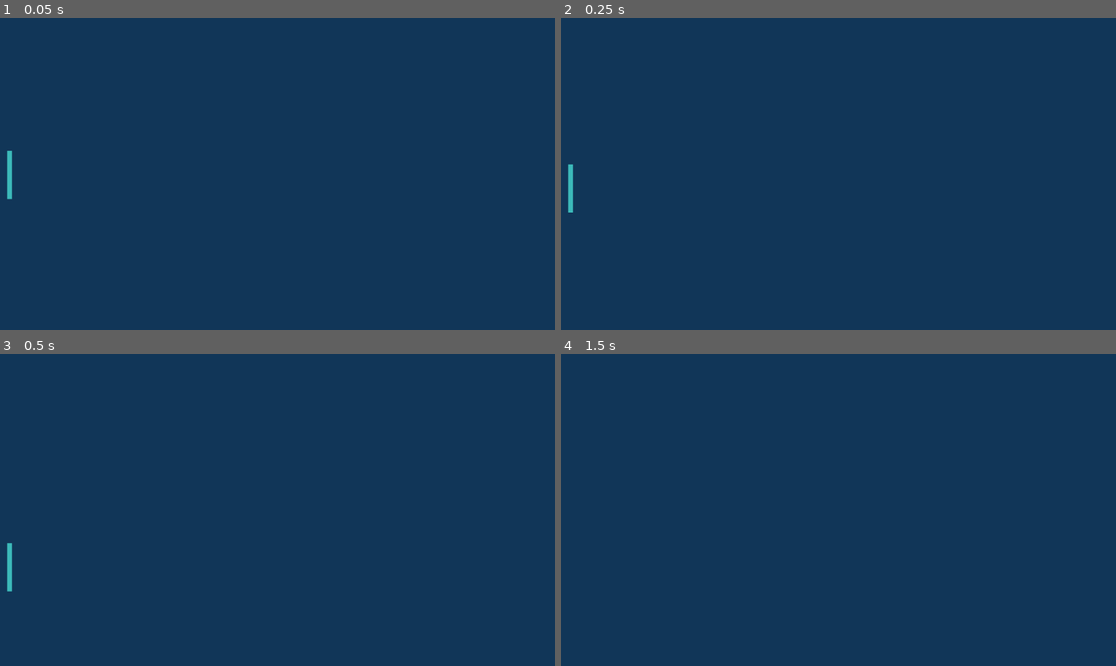
Above: before the commit, frames 1-4 (two rows, left to right).
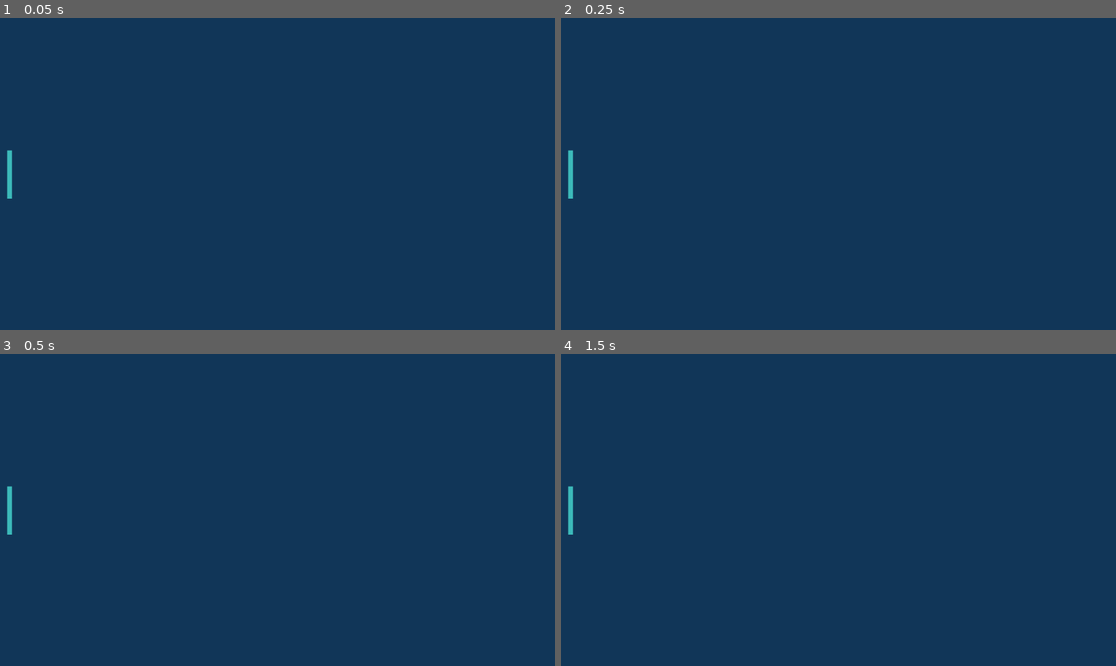
Above: after the commit, the same moments.

Repository: bokubeam/godot-pong
Game: Godot game, scene res://level.tscn
Two runs of this game, one before a commit and one after it. Both use one fixed random seed, a clock stepped at 60 frames per second and the inputs below.
Inputs:
- Up to frame 1 (0.05 s): no input
- Up to frame 2 (0.25 s): no input
- Up to frame 3 (0.5 s): no input
- Up to frame 4 (1.5 s): tap Enter (ui_accept) at 0.5, 0.6, 0.77, 1.07, 1.25, 1.35 s; hold Right (ui_right) from 0.53 s (still down)

The runs differ from the first frame. In frame 1, less than 0.1% of the frame differs, in the area x 1-3%, y 42-59%; in frame 2, less than 0.1%; in frame 3, 0.3%, in the area x 1-3%, y 42-77%; in frame 4, 0.2%.

Commit message:
Add player 1 paddle movement

Diff:
--- a/paddle.gd
+++ b/paddle.gd
@@ -1,25 +1,15 @@
 extends CharacterBody2D
 
 
-const SPEED = 300.0
-const JUMP_VELOCITY = -400.0
-
+const MOVE_SPEED = 10.0
+var move: Vector2 = Vector2.ZERO
 
 func _physics_process(delta: float) -> void:
-	# Add the gravity.
-	if not is_on_floor():
-		velocity += get_gravity() * delta
+	if Input.is_action_pressed("player_1_move_down"):
+		move = Vector2(0.0, MOVE_SPEED)
+	elif Input.is_action_pressed("player_1_move_up"):
+		move = Vector2(0.0, -MOVE_SPEED)
+	else:
+		move = Vector2.ZERO
 
-	# Handle jump.
-	if Input.is_action_just_pressed("ui_accept") and is_on_floor():
-		velocity.y = JUMP_VELOCITY
-
-	# Get the input direction and handle the movement/deceleration.
-	# As good practice, you should replace UI actions with custom gameplay actions.
-	var direction := Input.get_axis("ui_left", "ui_right")
-	if direction:
-		velocity.x = direction * SPEED
-	else:
-		velocity.x = move_toward(velocity.x, 0, SPEED)
-
-	move_and_slide()
+	move_and_collide(move)
--- a/project.godot
+++ b/project.godot
@@ -15,6 +15,23 @@
 config/features=PackedStringArray("4.3", "Forward Plus")
 config/icon="res://icon.svg"
 
+[input]
+
+player_1_move_up={
+"deadzone": 0.5,
+"events": [Object(InputEventKey,"resource_local_to_scene":false,"resource_name":"","device":-1,"window_id":0,"alt_pressed":false,"shift_pressed":false,"ctrl_pressed":false,"meta_pressed":false,"pressed":false,"keycode":0,"physical_keycode":87,"key_label":0,"unicode":119,"location":0,"echo":false,"script":null)
+]
+}
+player_1_move_down={
+"deadzone": 0.5,
+"events": [Object(InputEventKey,"resource_local_to_scene":false,"resource_name":"","device":-1,"window_id":0,"alt_pressed":false,"shift_pressed":false,"ctrl_pressed":false,"meta_pressed":false,"pressed":false,"keycode":0,"physical_keycode":82,"key_label":0,"unicode":114,"location":0,"echo":false,"script":null)
+]
+}
+
+[physics]
+
+2d/default_gravity=0.0
+
 [rendering]
 
 environment/defaults/default_clear_color=Color(0.0660246, 0.212554, 0.346897, 1)
